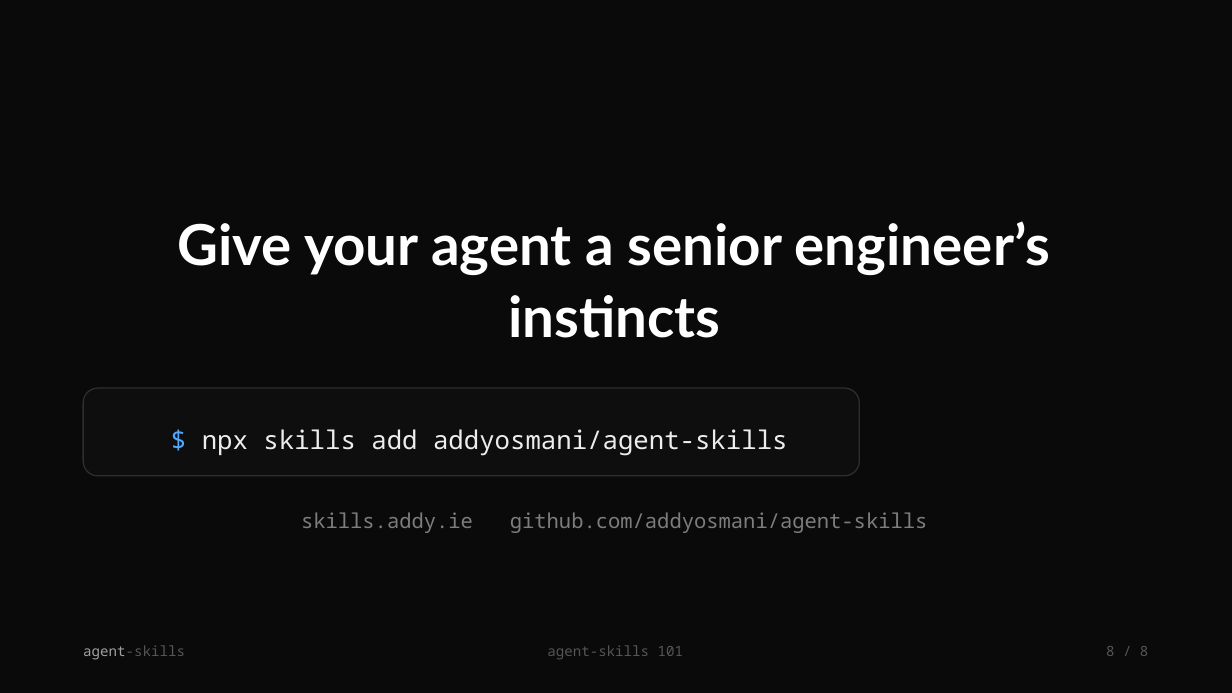
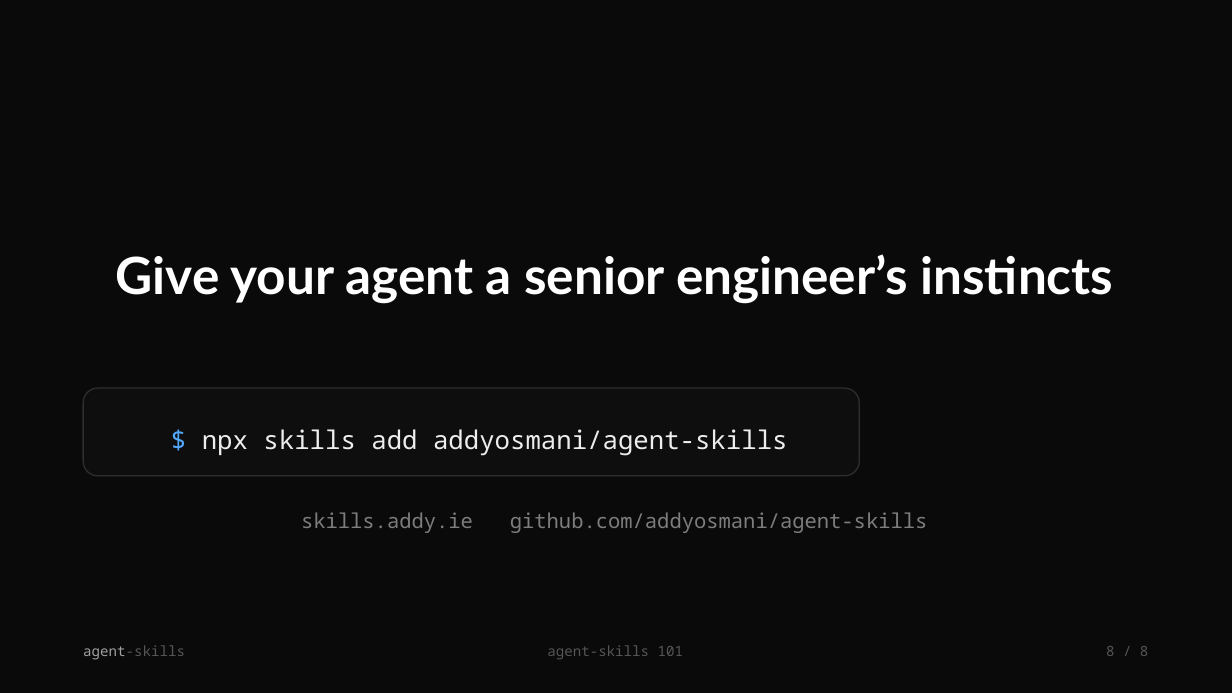
Before and after one commit to addyosmani/skills.addy.ie, a slide deck: slide 8 of public/teach/decks/agent-skills-101.pptx. Drawn at 1232x693 pixels with LibreOffice and Linux fonts; fonts in the diff are those of the drawing. Boxes give left, top, right and bottom in pixels: in the first picture for what was removed or moved away, otherwise in the second. Text is boxed around its words. In the diff, an @@ line names an element or a change of style, - is before the commit and + after.

Commit message:
Fix deck responsiveness and PPTX slide overflow
HTML decks:
- Mobile-first layout that adapts to the viewport instead of scaling a
  fixed 16:9 canvas down; switches to a framed 16:9 slide with
  container-query-unit text sizing only on larger landscape screens
- Text now always fits the slide (cqh units) so nothing overflows the canvas
- Added a 'best on desktop / rotate to landscape' hint on small portrait screens
- Larger tap targets for slide nav

PPTX decks:
- Constrain diagram images by height so they never run past the slide edge
- Trim font sizes and box geometry for safe vertical fit
- Verified every shape stays within the 7.5in slide bounds

```diff
--- a/public/teach/decks/agent-skills-101.pptx
+++ b/public/teach/decks/agent-skills-101.pptx
@@ text "Give your agent a senior ..." at (116, 254, 1114, 304): size 44 to 40 pt @@
```
Also in this commit, not shown: 7 other slides changed, 7 other files.
